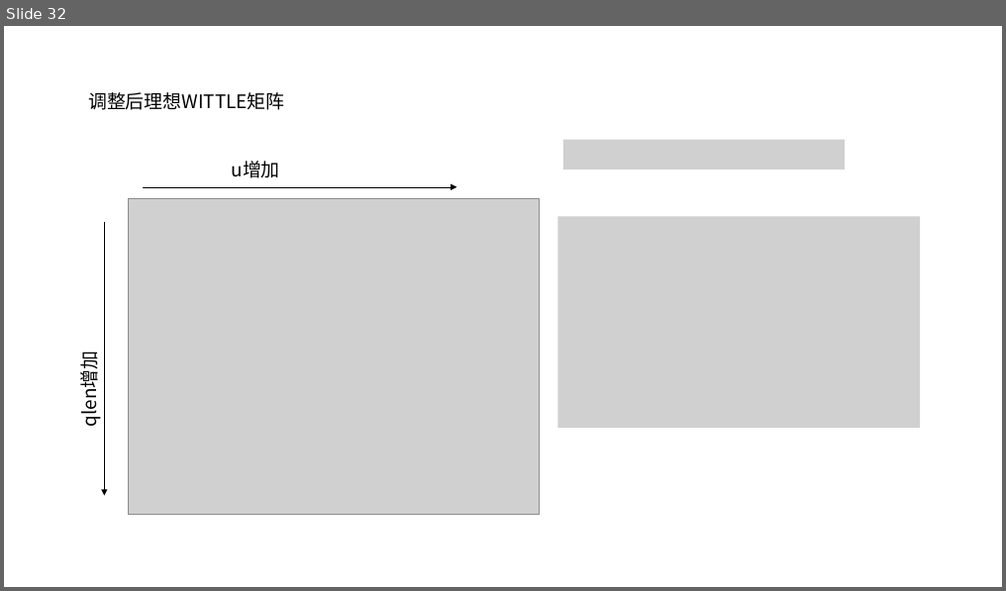
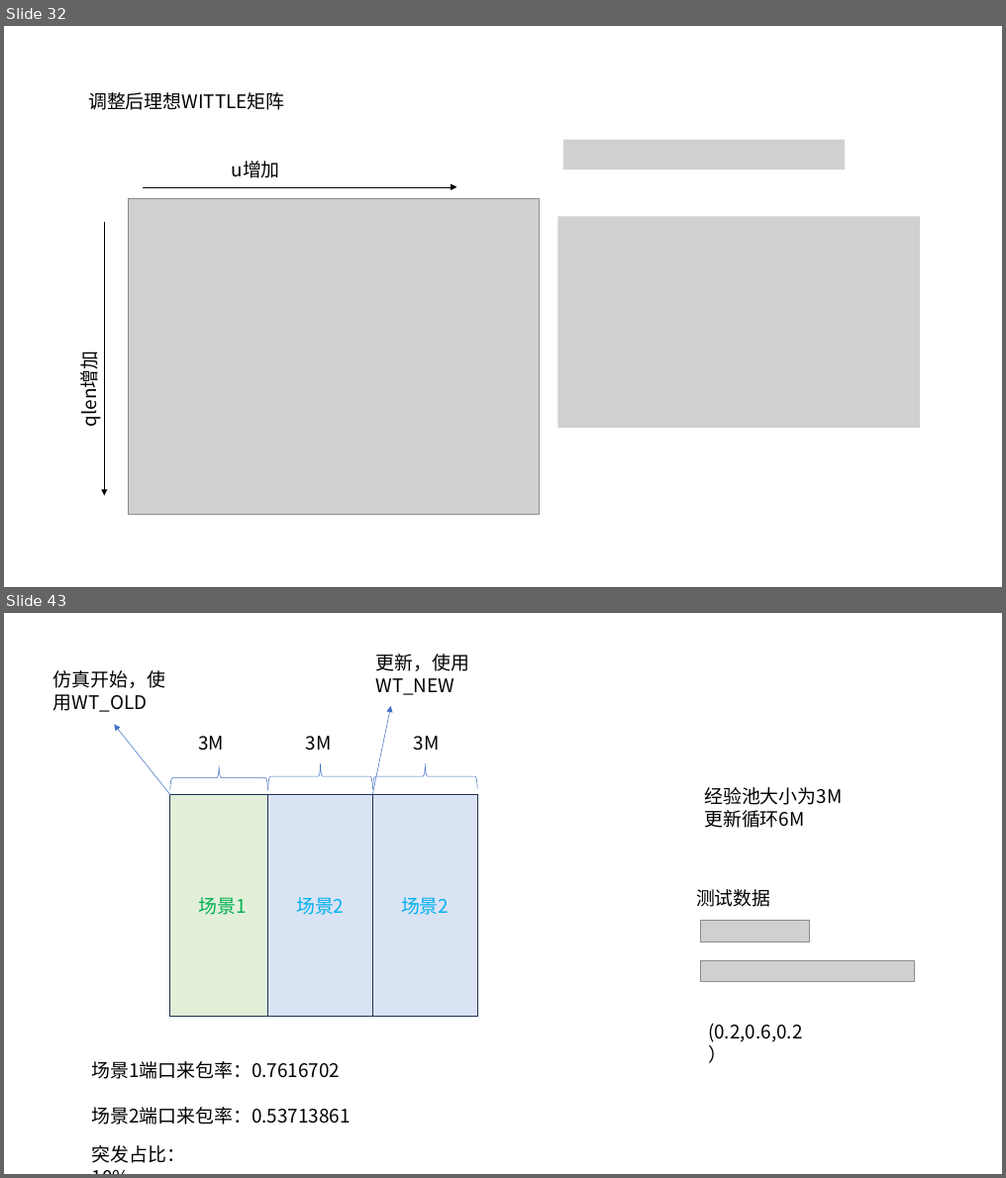
Before and after one commit to JinPeng-Zhang/RMAB, a slide deck: PPT/算法整理.pptx. Shown one above the other, each under a label of ours: slide 32 before the commit, slides 32 and 43 after it; the slides between them are not shown. The pictures are 1006x591 and 1006x1178 pixels, drawn with LibreOffice and Linux fonts; fonts in the diff are those of the drawing; grey boxes stand for pictures. Boxes give left, top, right and bottom in pixels: in the first picture for what was removed or moved away, otherwise in the second. Text is boxed around its words. In the diff, an @@ line names an element or a change of style, - is before the commit and + after.

```diff
--- a/PPT/算法整理.pptx
+++ b/PPT/算法整理.pptx
@@ slide 43 added at (4,613,1002,1174), background #FFFFFF @@
@@ text added at (54,670,165,712), 18 pt, text #000000 @@
+仿真开始，使用WT_OLD
@@ text added at (375,654,468,695), 18 pt, text #000000 @@
+更新，使用WT_NEW
@@ arrow added from (170, 795) to (114, 725), #4472C4 0.5 pt @@
@@ arrow added from (372, 795) to (391, 706), #4472C4 0.5 pt @@
@@ text added at (198,736,224,751), 18 pt, text #000000 @@
+3M
@@ text added at (306,736,332,751), 18 pt, text #000000 @@
+3M
@@ text added at (414,736,440,751), 18 pt, text #000000 @@
+3M
@@ right brace added at (170,765,267,790), outline #4472C4 0.5 pt @@
@@ right brace added at (268,764,373,789), outline #4472C4 0.5 pt @@
@@ right brace added at (373,764,478,789), outline #4472C4 0.5 pt @@
@@ text added at (704,787,842,828), 18 pt, text #000000 @@
+经验池大小为3M
+更新循环6M
@@ rectangle added at (170,795,275,1017), fill #E2F0D9, outline #1E3256 1 pt, 18 pt, text #00B050 @@
+场景1
@@ rectangle added at (267,795,372,1017), fill #DAE3F3, outline #1E3256 1 pt, 18 pt, text #00B0F0 @@
+场景2
@@ rectangle added at (372,795,477,1017), fill #DAE3F3, outline #1E3256 1 pt, 18 pt, text #00B0F0 @@
+场景2
@@ text added at (696,889,771,907), 18 pt, text #000000 @@
+测试数据
@@ picture added at (701,920,810,943) @@
@@ picture added at (701,960,915,981) @@
@@ text added at (708,1023,802,1043), 18 pt, text #000000 @@
+(0.2,0.6,0.2）
@@ text added at (92,1061,350,1125), 18 pt, text #000000 @@
+场景1端口来包率：0.7616702
+场景2端口来包率：0.53713861
@@ text added at (92,1146,185,1163), 18 pt, text #000000 @@
+突发占比：10%
```
Also in this commit, not shown: 3 slides changed, 19 other slides added, 6 other files.
